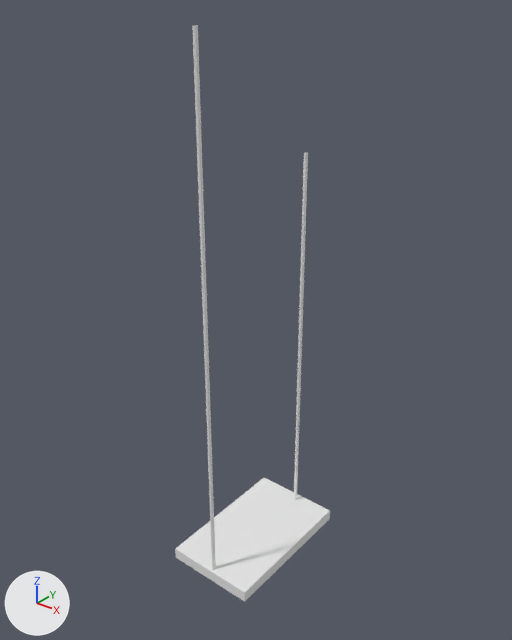
Before and after pictures for a commit that changed the FBX model Assets/3D_Artist/Models/SM_Swings.fbx.
Both versions are drawn from a 50 mm camera at (2.67, -3.2, 4.44) aimed at (-0.52, 0.79, 1.97). The lights are fixed; the arrows at lower left show +X, +Y and +Z. Materials are left out; every surface is plain grey. Where no turn or scale is listed for an object, it has been applied to the vertices.

The first picture shows 'SM_Swings'.
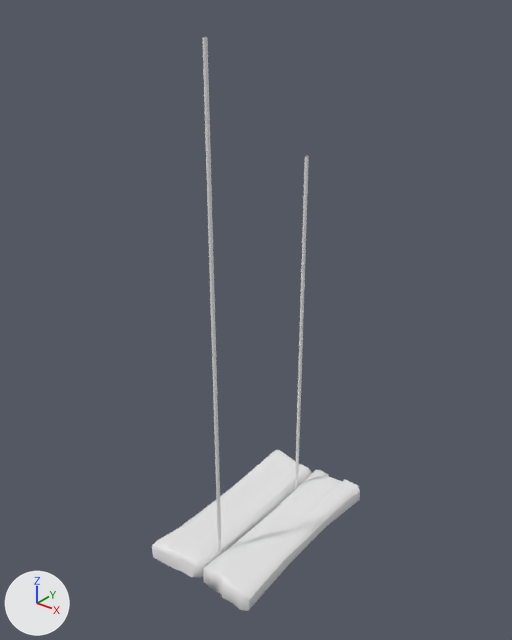
The change, as a list of edits to the scene's bpy script:
```text
Change me_mesh:
    used by ob_sm_swings; location = (0.0, 0.0, 0.0)
    remove me_mesh.from_pydata(...)  # 90 vertices, 86 faces; spans x -0.77..0.0, y 0.0..1.24, z -0.1..4.18
    add me_mesh.from_pydata(...)  # 344 vertices, 596 faces; spans x -1.01..0.05, y -0.09..1.76, z -0.2..4.1
    me_mesh part 1: the loose piece of 41 vertices spanning x -0.36..-0.33, y 1.15..1.19, z 0.0..3.25 is moved by (-0.13, 0.2, -0.08)
    me_mesh part 2: the loose piece of 41 vertices spanning x -0.38..-0.35, y 0.02..0.06, z 0.0..4.18 is moved by (-0.11, 0.2, -0.08)
    me_mesh part 3: a new loose piece of 121 vertices spanning x -1.01..-0.47, y -0.09..1.73, z -0.2..0.01
    me_mesh part 4
    7 vertices are removed from x -0.77..0.0, y 0.0..1.24, z -0.1..0.0
    6 faces are deleted
    140 vertices are added at x -0.48..0.05, y -0.05..1.76, z -0.19..0.01
    278 new faces join them
    me_mesh part 5: the surface is now shaded smooth
```

Where the change shows, as pixel boxes (x1, y1, x2, y2) in the pictures (512 x 640 px; the box of a moved part takes in the faces that stretch with it):
'SM_Swings', reshaped (34% wider)
    before: (175, 25, 330, 602)
    after: (152, 37, 360, 611)
part 1 of me_mesh, moved or reshaped
    before: (294, 152, 308, 500)
    after: (295, 156, 309, 489)
part 2 of me_mesh, moved or reshaped
    before: (192, 25, 216, 570)
    after: (202, 37, 222, 555)
part 3 of me_mesh, added
    after: (152, 449, 312, 577)
part 4 of me_mesh, built on
    before: (175, 478, 330, 602)
    after: (203, 470, 360, 611)
